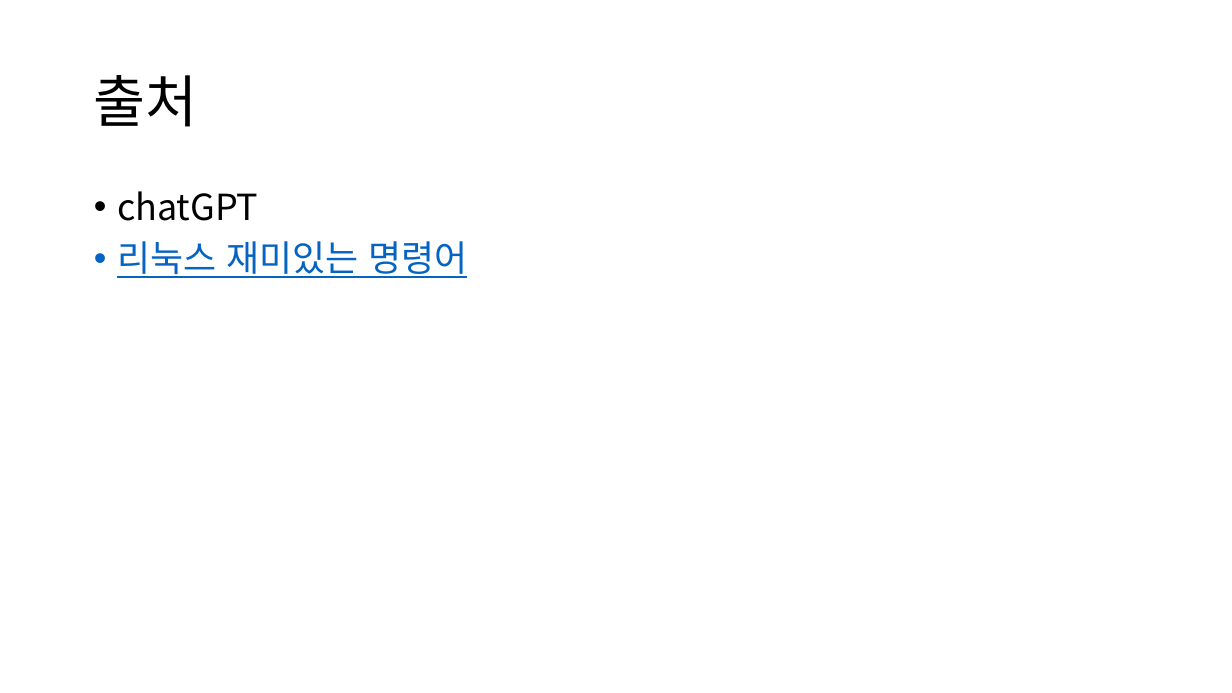
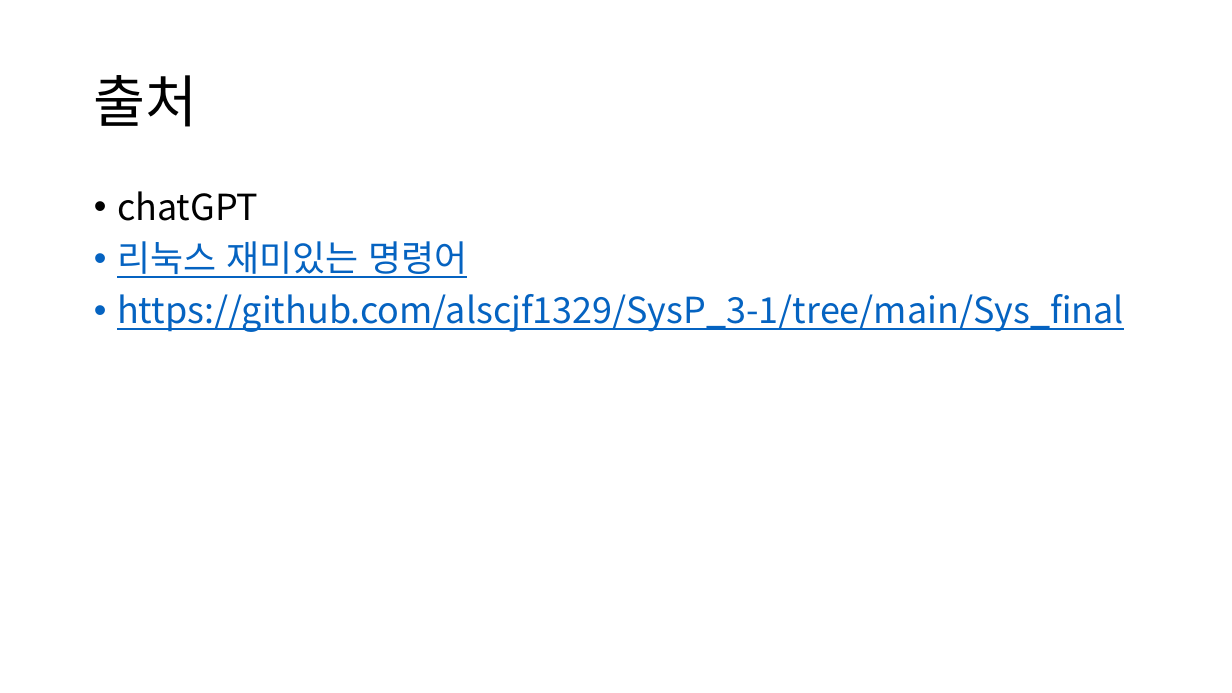
Before and after one commit to alscjf1329/SysP_3-1, a slide deck: slide 43 of Sys_final/SysP 기말.pptx. Drawn at 1232x693 pixels with LibreOffice and Linux fonts; fonts in the diff are those of the drawing. Boxes give left, top, right and bottom in pixels: in the first picture for what was removed or moved away, otherwise in the second. Text is boxed around its words. In the diff, an @@ line names an element or a change of style, - is before the commit and + after.

```diff
--- a/Sys_final/SysP 기말.pptx
+++ b/Sys_final/SysP 기말.pptx
@@ text at box(117, 294, 1124, 332): paragraph added @@
+• https://github.com/alscjf1329/SysP_3-1/tree/main/Sys_final
```
Also in this commit, not shown: 1 other slide changed.
